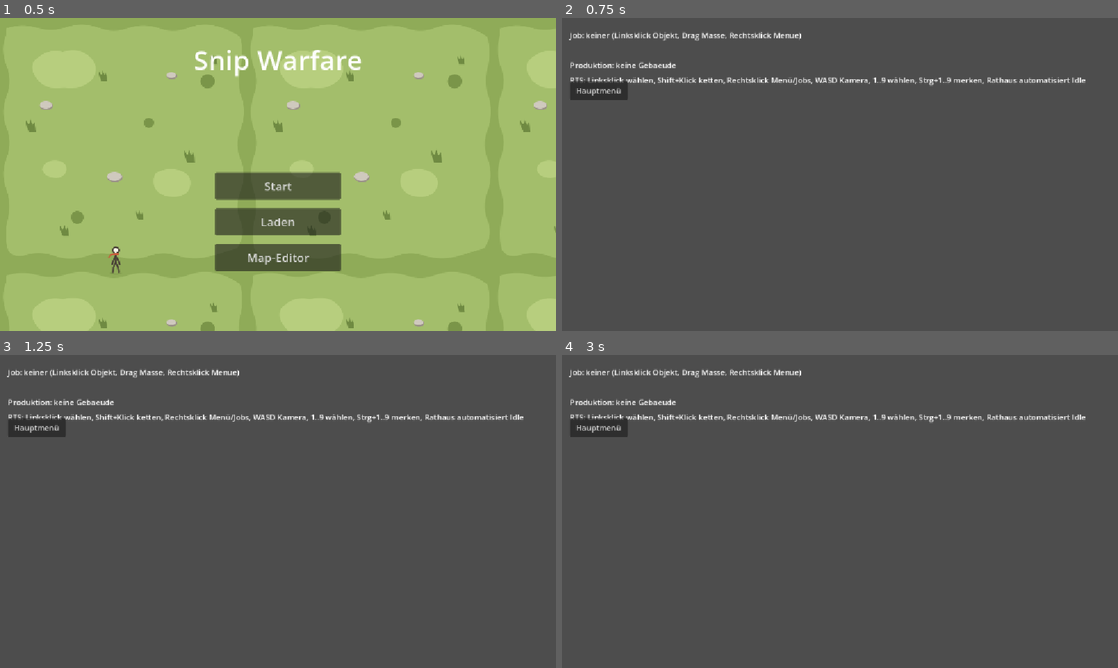
Above: before the commit, frames 1-4 (two rows, left to right).
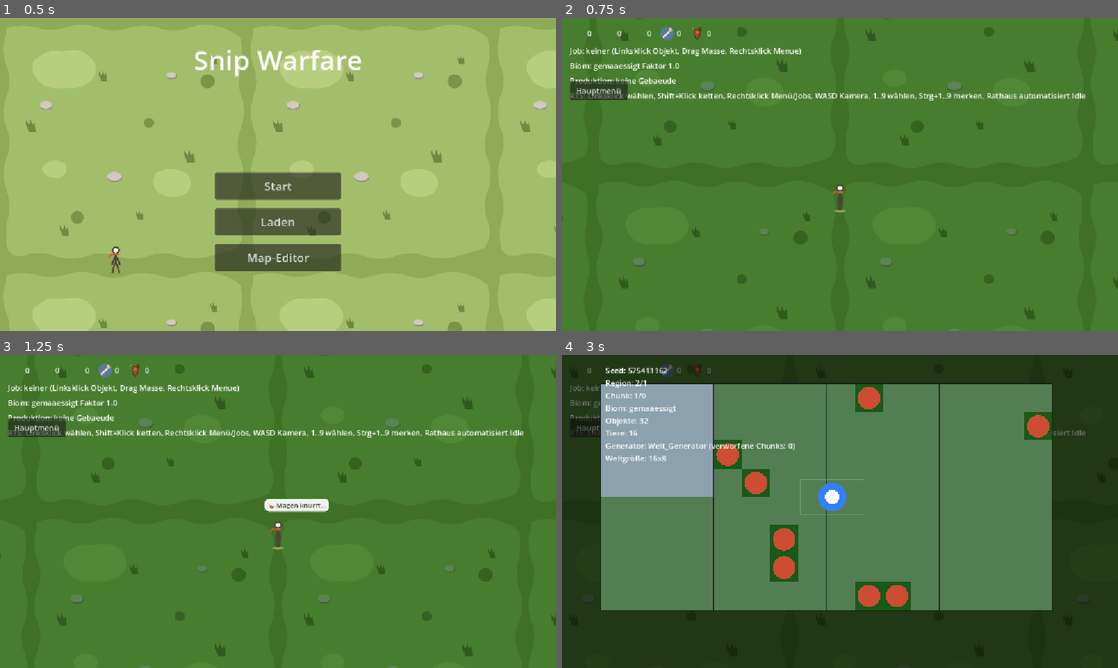
Above: after the commit, the same moments.

Repository: vannon091118/snip-warfare
Game: Godot game, scene res://ui/scenes/hauptmenue.tscn
Two runs of this game, one before a commit and one after it. Both use one fixed random seed, a clock stepped at 60 frames per second and the inputs below.
Inputs (mouse positions are in pixels of both pictures, inside the frame that each line leads up to):
- Up to frame 1 (0.5 s): no input
- Up to frame 2 (0.75 s): click "Start" at 0.5 s
- Up to frame 3 (1.25 s): no input
- Up to frame 4 (3 s): click "Hauptmenü" at 1.25 s; click (840, 524) at 2 s, where only the run after the commit has a clickable "Start"; tap Enter at 2.75 s; move the mouse to (962, 495) at 2.77 s; hold Right (ui_right) from 2.78 s (still down); tap M at 2.85 s; click (962, 495) at 2.92 s

Frame 1 is identical in both runs. In frame 2, 99% of the frame differs, in the area x 0-100%, y 0-100%; in frame 3, 99%; in frame 4, 100%.
Error before the commit: Parse Error: Member "ZielTyp" is not a function. (res://game/logic/kategorie_einheit/einheit_manager.gd:231)

Commit message:
1. Du wolltest, dass es endlich eine Trennung zwischen World und Karte gibt, auf der Expansion und kartenübergreifende Ketten aufbauen können, und Shinon hat die World-Ebene als reines Datenobjekt über dem bestehenden Weltmodell errichtet. 2. Das Weltmodell in welt_model.gd trägt jetzt eine optionale map_id, die beim Speichern und Laden mitläuft und leere Einzelwelten unverändert lässt, damit alte Saves und der Editor abwärtskompatibel bleiben. 3. Die neue Klasse in welt_world.gd ist der World-Anker: Sie hält die Liste der Karten, markiert genau eine Karte als Basis und ordnet jede Karte über ihre map_id zu, ohne eigene Zeit, eigenen Zufall oder eigene Generierung einzuführen. 4. Der Speicher in welt_speicher.gd kann jetzt ganze Worlds mit mehreren Karten als eine Datei sichern und wieder laden, während die bestehenden Funktionen für Einzelwelten erhalten bleiben. 5. Die Sitzung in ui_welt_sitzung.gd trägt die geladene World und die aktive Karte, und der Ladevorgang in welt_ladevorgang.gd speist das Szenen-Modell aus der aktiven Karte, lädt alte Einzelwelten weiterhin und erzeugt bei einem neuen Spiel eine frische World mit einer Basiskarte. 6. Das Hauptmenü in hauptmenue.gd setzt die Sitzung beim Start und beim Laden auf die World-Ebene zurück, sodass die Karten-Szene immer über die aktive Karte entscheidet. 7. Der Lauf-Beweis in lauf_pruefung_welt.gd prüft die World-Kette: Zwei Karten werden eingetragen, die Basis wird markiert, und map_id-Zuordnung samt Basis überstehen den Speicher-Rundlauf, und alle Prüfungen sind grün. 8. Die Architektur in Architektur.md beschreibt die World-Ebene mit Datenbesitzern, Persistenz und Sitzungsfluss als neue Baseline, und der volle Preflight inklusive Warnungs-Scan und Godot-Lauf bleibt grün.

Diff:
--- a/game/logic/kategorie_einheit/einheit_manager.gd
+++ b/game/logic/kategorie_einheit/einheit_manager.gd
@@ -228,7 +228,7 @@
 		status.queue_vorne_entfernen()
 		return
 	status.queue_vorne_entfernen()
-	status.job_vergeben(job, Job_Basis.ZielTyp(int(eintrag.get("ziel_typ", 0))),
+	status.job_vergeben(job, int(eintrag.get("ziel_typ", 0)),
 		int(eintrag.get("ziel_index", -1)), str(eintrag.get("ressource", "")))
 
 func _auf_job_loop_gefragt(status: Einheit_Status, ziel_typ: Job_Basis.ZielTyp, alter_ziel_index: int) -> void:
--- a/tools/lauf_pruefung_welt.gd
+++ b/tools/lauf_pruefung_welt.gd
@@ -249,6 +249,36 @@
 			fehler += 1
 		else:
 			print("OK: Stickman hat eigene Job-Queue, naechster Auftrag startet nach dem aktiven Job")
+	# 13) World-Ebene: World hält mehrere Maps, markiert die Basis und
+	#     übersteht den Speicher-Rundlauf mit map_id-Zuordnung.
+	var world := Welt_World.new()
+	world.world_name = "test_world"
+	var map_a := Welt_Model.new()
+	map_a.welt_seed = 111
+	map_a.karte_erzeugen(8, 8, "boden")
+	var map_b := Welt_Model.new()
+	map_b.welt_seed = 222
+	map_b.karte_erzeugen(8, 8, "boden")
+	if not world.map_hinzufuegen(map_a, "karte_a", true):
+		print("FEHLER: World nimmt Basis-Map nicht auf")
+		fehler += 1
+	elif not world.map_hinzufuegen(map_b, "karte_b", false):
+		print("FEHLER: World nimmt zweite Map nicht auf")
+		fehler += 1
+	elif world.basis_map_id() != "karte_a" or world.map_zahl() != 2:
+		print("FEHLER: Basis-Markierung oder Map-Zahl falsch")
+		fehler += 1
+	else:
+		var world_runde := Welt_Speicher.new()
+		var gespeichert := world_runde.world_speichern("test_world", world)
+		var geladen := world_runde.world_laden("test_world")
+		if not gespeichert or geladen == null or geladen.map_zahl() != 2 \
+				or geladen.basis_map_id() != "karte_a" \
+				or geladen.map_model("karte_b").welt_seed != 222:
+			print("FEHLER: World-Speicher-Rundlauf bricht die map_id-Zuordnung")
+			fehler += 1
+		else:
+			print("OK: World hält 2 Maps, Basis-Markierung und map_id überstehen den Speicher-Rundlauf")
 	if fehler == 0:
 		print("ALLE PRUEFUNGEN GRUEN")
 		quit(0)
--- a/ui/logic/kategorie_ui/ui_welt_sitzung.gd
+++ b/ui/logic/kategorie_ui/ui_welt_sitzung.gd
@@ -8,3 +8,9 @@
 ## Seed-Wunsch für eine neue zufällige Welt: 0 bedeutet "Zufall aus dem
 ## zentralen Kern_Zufall ziehen". Die Karte liest ihn beim Aufbau der Welt.
 var seed_wunsch: int = 0
+
+## World-Ebene: Die geladene World hält alle Maps; aktive_map_id bestimmt,
+## welche Karte die Welt-Szene aufbaut. Beide Felder sind reine Übergabe,
+## die Logik liegt in Welt_World und Welt_Ladevorgang.
+var world: Welt_World = null
+var aktive_map_id: String = ""
--- a/ui/scenes/hauptmenue.gd
+++ b/ui/scenes/hauptmenue.gd
@@ -77,6 +77,8 @@
 	WeltSitzung.welt_name = ""
 	WeltSitzung.seed_wunsch = 0
 	WeltSitzung.kommt_vom_editor = false
+	WeltSitzung.world = null
+	WeltSitzung.aktive_map_id = ""
 	get_tree().change_scene_to_file(SZENE_KARTE)
 
 func _auf_laden() -> void:
@@ -90,6 +92,10 @@
 func _auf_welt_geladen(welt_name: String) -> void:
 	WeltSitzung.welt_name = welt_name
 	WeltSitzung.kommt_vom_editor = false
+	# Die World wird beim Kartenaufbau aus dem Speicher geladen; die aktive
+	# Map wählt der Ladevorgang aus (zuerst die zuletzt gespielte, sonst Basis).
+	WeltSitzung.world = null
+	WeltSitzung.aktive_map_id = ""
 	get_tree().change_scene_to_file(SZENE_KARTE)
 
 func _auf_editor_welt_gewaehlt(welt_name: String) -> void:
--- a/world/logic/kategorie_welt/welt_ladevorgang.gd
+++ b/world/logic/kategorie_welt/welt_ladevorgang.gd
@@ -18,9 +18,23 @@
 	if _model == null or _generator == null:
 		return false
 	var geladen := false
+	var speicher := Welt_Speicher.new()
 	if welt_name != "":
-		var speicher := Welt_Speicher.new()
-		geladen = _model.aus_woerterbuch(speicher.laden(welt_name))
+		# World-Ebene: Die Save-Datei ist eine World mit mehreren Maps; das
+		# Szenen-Modell wird aus der aktiven Map der Sitzung gespeist.
+		var world := speicher.world_laden(welt_name)
+		if world != null:
+			WeltSitzung.world = world
+			var aktive_id := WeltSitzung.aktive_map_id
+			if aktive_id == "" or not world.map_id_vorhanden(aktive_id):
+				aktive_id = world.aktive_map_id()
+				WeltSitzung.aktive_map_id = aktive_id
+			var aktive_map := world.map_model(aktive_id)
+			if aktive_map != null:
+				geladen = _model.aus_woerterbuch(aktive_map.nach_woerterbuch())
+		if not geladen:
+			# Abwärtskompatibel: Alte Einzelwelt-Dateien bleiben ladbar.
+			geladen = _model.aus_woerterbuch(speicher.laden(welt_name))
 	if not geladen:
 		geladen = _welt_generieren(welt_name, seed_wunsch, biom_id)
 	if not geladen:
@@ -50,10 +64,17 @@
 		seed_wert = kandidat_zufall.naechste_zahl() % 1000000000
 	if not _generator.welt_erzeugen(_model, seed_wert, biom_id):
 		return false
+	# World-Ebene: Die neue Karte wird als Basis-Map in eine frische World
+	# eingetragen, die Sitzung zeigt auf sie.
+	var world := Welt_World.new()
 	var speicher_welt_name := welt_name
 	if speicher_welt_name == "":
 		speicher_welt_name = "generiert_" + str(seed_wert)
+	world.world_name = speicher_welt_name
+	world.map_hinzufuegen(_model, "karte_0", true)
+	WeltSitzung.world = world
+	WeltSitzung.aktive_map_id = "karte_0"
 	var speicher := Welt_Speicher.new()
-	speicher.speichern(speicher_welt_name, _model.nach_woerterbuch())
+	speicher.world_speichern(speicher_welt_name, world)
 	WeltSitzung.welt_name = speicher_welt_name
 	return true
--- /dev/null
+++ b/world/logic/kategorie_welt/welt_world.gd
@@ -0,0 +1,111 @@
+extends RefCounted
+class_name Welt_World
+## World-Objekt: Der Anker über allen Karten einer Partie. Eine World hält
+## die Liste ihrer Maps (Welt_Model-Instanzen), markiert genau eine Map als
+## Basis und verwaltet die Zuordnung über map_id. Sie besitzt keine eigene
+## Zeit, keinen Zufall und keine Generierung: Der globale Tick bleibt bei
+## Kern_Weltuhr, der Zufall bei Kern_Zufall, die Erzeugung beim Generator.
+## Maps werden über die eigene Schnittstelle eingetragen und gelesen, nie
+## über fremde Arrays.
+
+## Kategorie daten: Map-Liste mit Zuordnung und Basis-Markierung.
+var _maps: Array[Dictionary] = []
+var _basis_map_id: String = ""
+var world_name: String = ""
+
+const SPEICHER_VERSION := 1
+
+## Kategorie logik: Eintragen, Suchen und Abfragen der Maps.
+
+func map_hinzufuegen(model: Welt_Model, map_id: String, ist_basis: bool) -> bool:
+	if model == null or map_id.strip_edges() == "":
+		return false
+	if map_id_vorhanden(map_id):
+		return false
+	model.map_id = map_id
+	_maps.append({"map_id": map_id, "model": model})
+	if ist_basis or _basis_map_id == "":
+		_basis_map_id = map_id
+	return true
+
+func map_entfernen(map_id: String) -> bool:
+	for index in _maps.size():
+		if str(_maps[index].get("map_id", "")) == map_id:
+			_maps.remove_at(index)
+			if _basis_map_id == map_id:
+				_basis_map_id = _maps[0].get("map_id", "") if not _maps.is_empty() else ""
+			return true
+	return false
+
+func map_id_vorhanden(map_id: String) -> bool:
+	for eintrag: Dictionary in _maps:
+		if str(eintrag.get("map_id", "")) == map_id:
+			return true
+	return false
+
+func basis_setzen(map_id: String) -> bool:
+	if not map_id_vorhanden(map_id):
+		return false
+	_basis_map_id = map_id
+	return true
+
+func basis_map_id() -> String:
+	return _basis_map_id
+
+func basis_model() -> Welt_Model:
+	for eintrag: Dictionary in _maps:
+		if str(eintrag.get("map_id", "")) == _basis_map_id:
+			return eintrag.get("model", null)
+	return null
+
+func map_model(map_id: String) -> Welt_Model:
+	for eintrag: Dictionary in _maps:
+		if str(eintrag.get("map_id", "")) == map_id:
+			return eintrag.get("model", null)
+	return null
+
+func map_ids() -> Array[String]:
+	var ids: Array[String] = []
+	for eintrag: Dictionary in _maps:
+		ids.append(str(eintrag.get("map_id", "")))
+	return ids
+
+func map_zahl() -> int:
+	return _maps.size()
+
+func aktive_map_id() -> String:
+	return _basis_map_id if _basis_map_id != "" else (map_ids()[0] if not _maps.is_empty() else "")
+
+func nach_woerterbuch() -> Dictionary:
+	# Persistenz der World: Nur die Map-Daten wandern in den Speicher, die
+	# Model-Instanzen werden beim Laden neu erzeugt.
+	var map_daten: Array[Dictionary] = []
+	for eintrag: Dictionary in _maps:
+		var model: Welt_Model = eintrag.get("model", null)
+		if model != null:
+			map_daten.append(model.nach_woerterbuch())
+	return {
+		"version": SPEICHER_VERSION,
+		"world_name": world_name,
+		"basis_map_id": _basis_map_id,
+		"maps": map_daten,
+	}
+
+func aus_woerterbuch(daten: Dictionary) -> bool:
+	if daten.is_empty() or int(daten.get("version", 0)) != SPEICHER_VERSION:
+		return false
+	world_name = str(daten.get("world_name", ""))
+	_maps.clear()
+	_basis_map_id = ""
+	var neue_maps: Variant = daten.get("maps", [])
+	if typeof(neue_maps) != TYPE_ARRAY:
+		return false
+	for eintrag: Variant in neue_maps:
+		if typeof(eintrag) != TYPE_DICTIONARY:
+			continue
+		var model := Welt_Model.new()
+		if not model.aus_woerterbuch(eintrag):
+			continue
+		map_hinzufuegen(model, model.map_id, false)
+	basis_setzen(str(daten.get("basis_map_id", "")))
+	return not _maps.is_empty()
--- a/world/logic/welt_model.gd
+++ b/world/logic/welt_model.gd
@@ -18,6 +18,9 @@
 var regionen: Array[Dictionary] = []
 var region_kante: int = 4
 var welt_seed: int = 0
+## map_id: Kennung dieser Karte innerhalb einer World. Leer bedeutet, dass
+## die Karte als eigenständige Einzelwelt geführt wird (abwärtskompatibel).
+var map_id: String = ""
 const SPEICHER_VERSION := 5
 const MIN_KOMPATIBLE_VERSION := 2
 
@@ -220,6 +223,7 @@
 		"region_kante": region_kante,
 		"regionen": regionen,
 		"welt_seed": welt_seed,
+		"map_id": map_id,
 	}
 
 func aus_woerterbuch(daten: Dictionary) -> bool:
@@ -259,6 +263,7 @@
 	regionen.clear()
 	region_kante = maxi(int(daten.get("region_kante", 4)), 1)
 	welt_seed = int(daten.get("welt_seed", 0))
+	map_id = str(daten.get("map_id", ""))
 	var neue_regionen: Variant = daten.get("regionen", [])
 	if typeof(neue_regionen) == TYPE_ARRAY:
 		for region: Variant in neue_regionen:
--- a/world/logic/welt_speicher.gd
+++ b/world/logic/welt_speicher.gd
@@ -48,6 +48,23 @@
 		return {}
 	return daten
 
+## World-Ebene: Eine World-Datei trägt mehrere Maps. Die bestehenden
+## Funktionen bleiben für Einzelwelten und den Editor erhalten.
+
+func world_speichern(world_name: String, world: Welt_World) -> bool:
+	if world == null:
+		return false
+	return speichern(world_name, world.nach_woerterbuch())
+
+func world_laden(world_name: String) -> Welt_World:
+	var daten := laden(world_name)
+	if daten.is_empty() or not daten.has("maps"):
+		return null
+	var world := Welt_World.new()
+	if world.aus_woerterbuch(daten):
+		return world
+	return null
+
 func loeschen(welt_name: String) -> bool:
 	var pfad := _ordner().path_join(welt_name + ".json")
 	if not FileAccess.file_exists(pfad):
Not shown, changed: shinon/commit_msg.txt
Not shown, changed: Architektur.md
